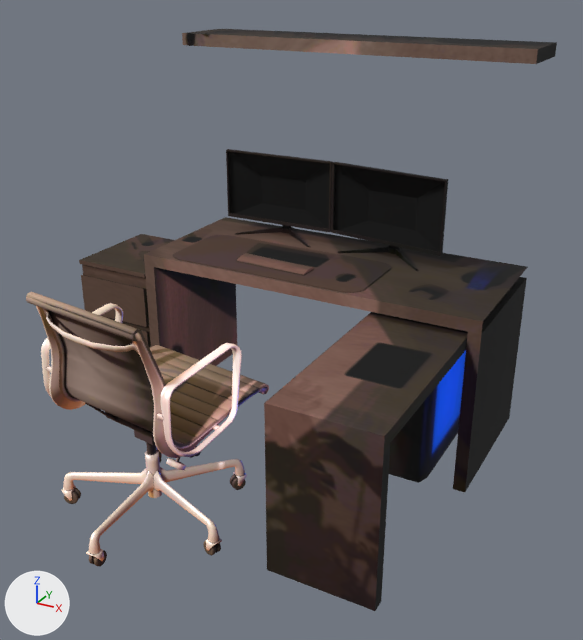
The glTF model static/assets/models/room2.glb as it was, and as the next commit left it.
The view is the same before and after, from a 50 mm camera at (5.72, -3.89, 4.93) aimed at (2.11, 2.68, 1.64). Every picture has the same lights, and +X, +Y and +Z are marked at lower left. The older version comes first. Where no turn or scale is listed for an object, it has been applied to the vertices.

In view in the first picture: 'BAKED_2', 'BAKED_2.001', 'LeftMonitor', 'RightMonitor'.
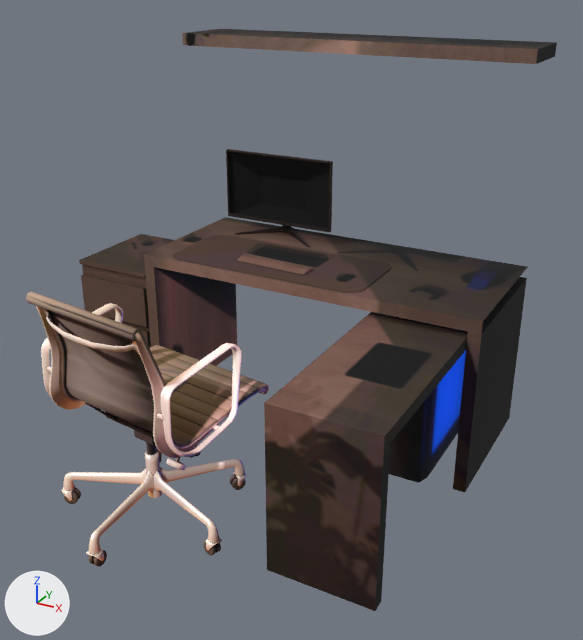
Location of each change, [x1, y1, x2, y2] in pixels of the pictures (583 x 640 px):
'RightMonitor', deleted
    before: [331, 162, 448, 271]

What the commit changed:
Object 'RightMonitor' (ob_rightmonitor) is deleted.
